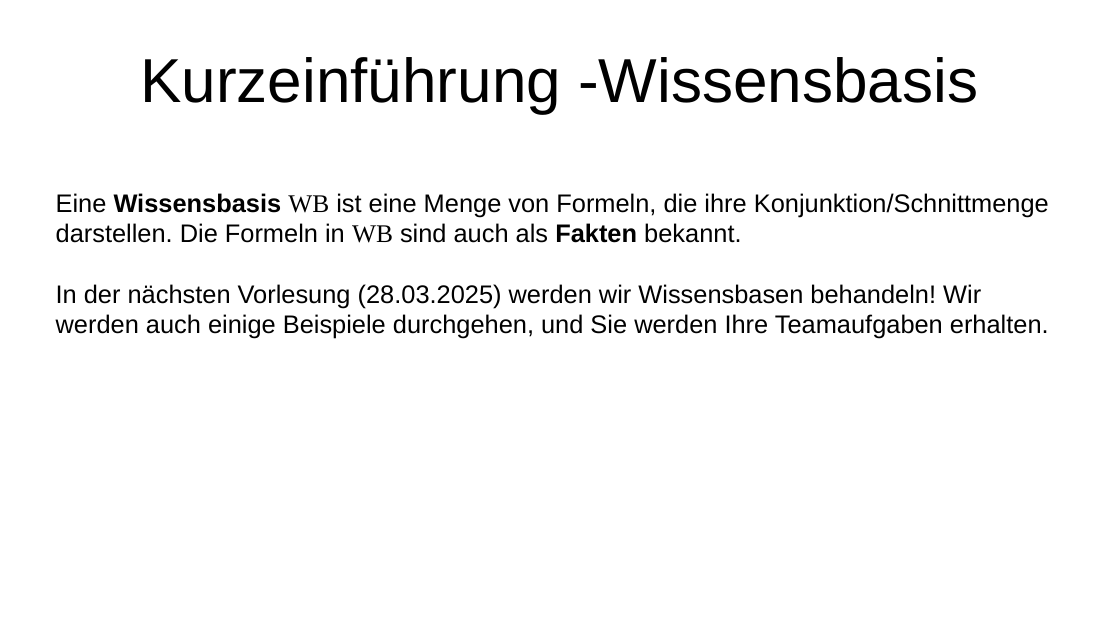
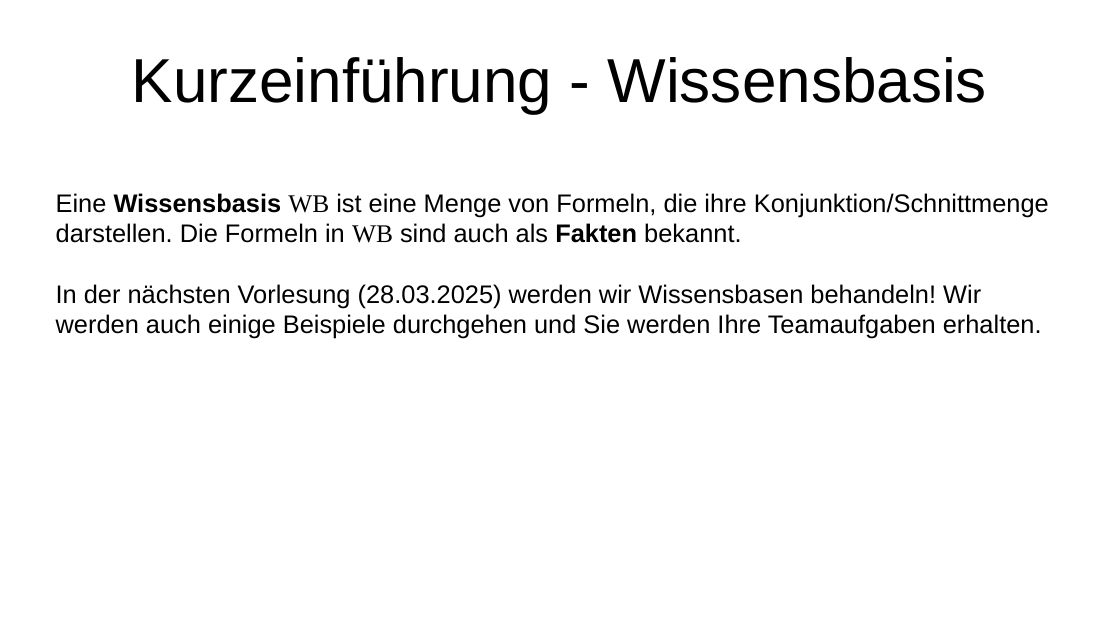
Before and after one commit to chuckgish/Modul_AKIB10_Grundlagen_KI, a slide deck: slide 17 of 1_Aussagenlogik/Skript.odp. Drawn at 1120x630 pixels with LibreOffice and Linux fonts; fonts in the diff are those of the drawing. Boxes give left, top, right and bottom in pixels: in the first picture for what was removed or moved away, otherwise in the second. Text is boxed around its words. In the diff, an @@ line names an element or a change of style, - is before the commit and + after.

```diff
--- a/1_Aussagenlogik/Skript.odp
+++ b/1_Aussagenlogik/Skript.odp
@@ title at bbox=[132, 57, 987, 113]: spaces changed @@
-Kurzeinführung -Wissensbasis
+Kurzeinführung - Wissensbasis
@@ text at bbox=[56, 284, 1042, 339]: text changed @@
-In der nächsten Vorlesung (28.03.2025) werden wir Wissensbasen behandeln! Wir werden auch einige Beispiele durchgehen, und Sie werden Ihre Teamaufgaben erhalten.
+In der nächsten Vorlesung (28.03.2025) werden wir Wissensbasen behandeln! Wir werden auch einige Beispiele durchgehen und Sie werden Ihre Teamaufgaben erhalten.
```
Also in this commit, not shown: 2 other slides changed, 2 other files.
